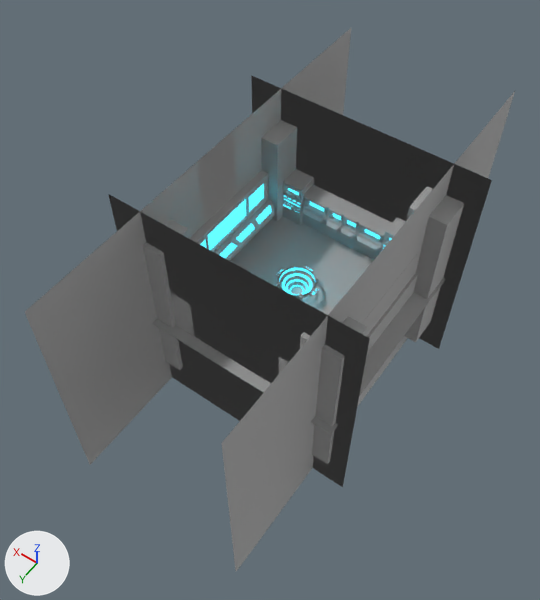
Two versions of the glTF model public/assets/models/TableEdge.glb, one commit apart.
Before and after are seen from a 50 mm lens placed at (-13.1, 20.8, 30.0), pointed at (0.7, 1.4, -0.6). Arrows for +X, +Y and +Z are at lower left; the lights stay in place. Where no turn or scale is listed for an object, it has been applied to the vertices.
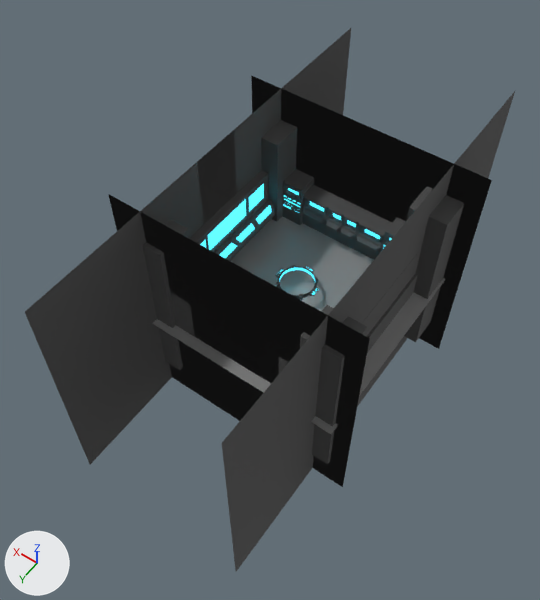
Pixel boxes [x1, y1, x2, y2] of what changed, in the pictures (540 x 600 px):
'Plane.001', recoloured: [25, 28, 515, 571] in both
'Cube', recoloured: [143, 120, 464, 464] in both
'Plane', recoloured: [152, 216, 446, 434] in both
'Cube.001', recoloured: [190, 170, 421, 353] in both
'Cylinder', recoloured: [275, 265, 320, 300] in both
'Torus', deleted: before [282, 273, 312, 295]

What the commit changed:
Material 'Material.001' (mat_material_001) changes colour from light grey #c5c5c5 to dark grey #6c6c6c; in linear values from (0.561, 0.561, 0.561) to (0.15, 0.15, 0.15).
Material 'Material.003' (mat_material_003) is new.
Its base color is (0.258, 0.258, 0.258) (grey #8b8b8b).
Its roughness is 0.114.
me_plane has 4 vertices, 2 faces and spans x -5.96..5.96, y -5.96..5.96, z 0.0.
me_plane no longer uses material mat_material_001 (light grey #c5c5c5).
me_plane now uses material mat_material_003 (grey #8b8b8b).
Object 'Torus' (ob_torus) is deleted.
